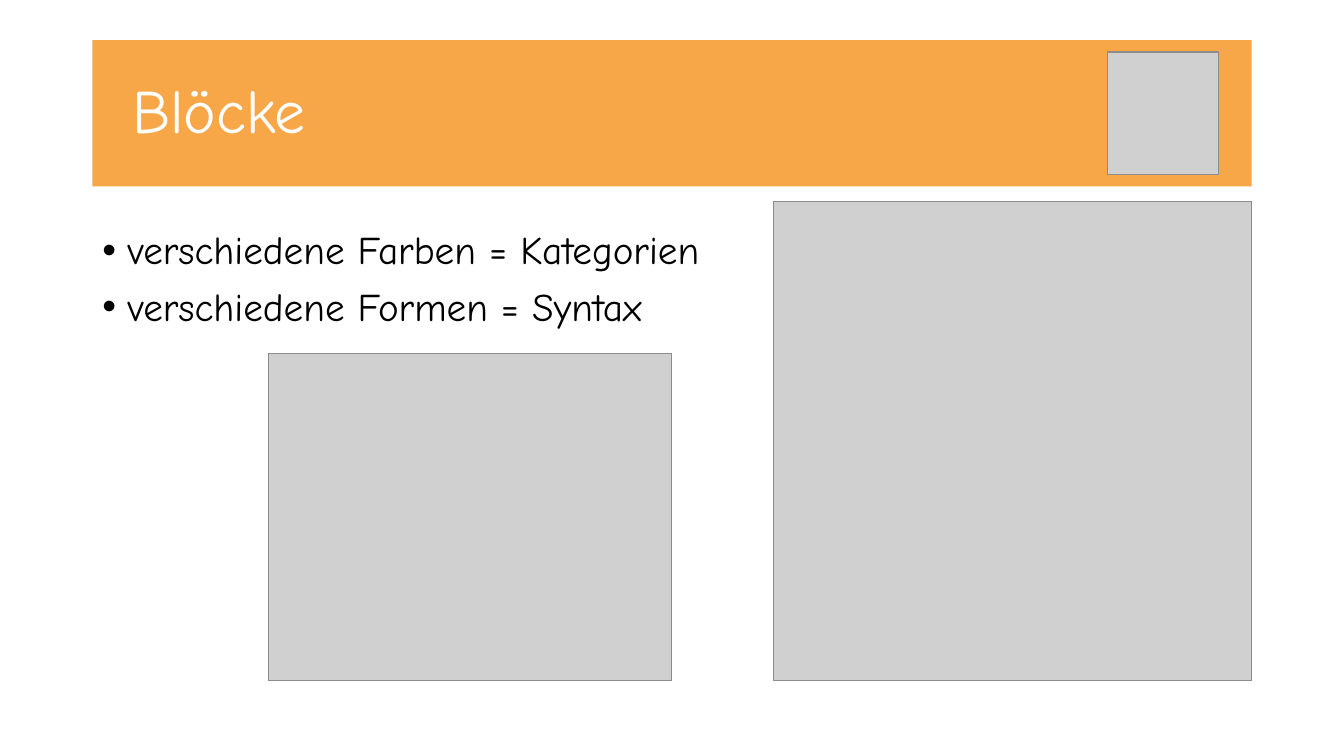
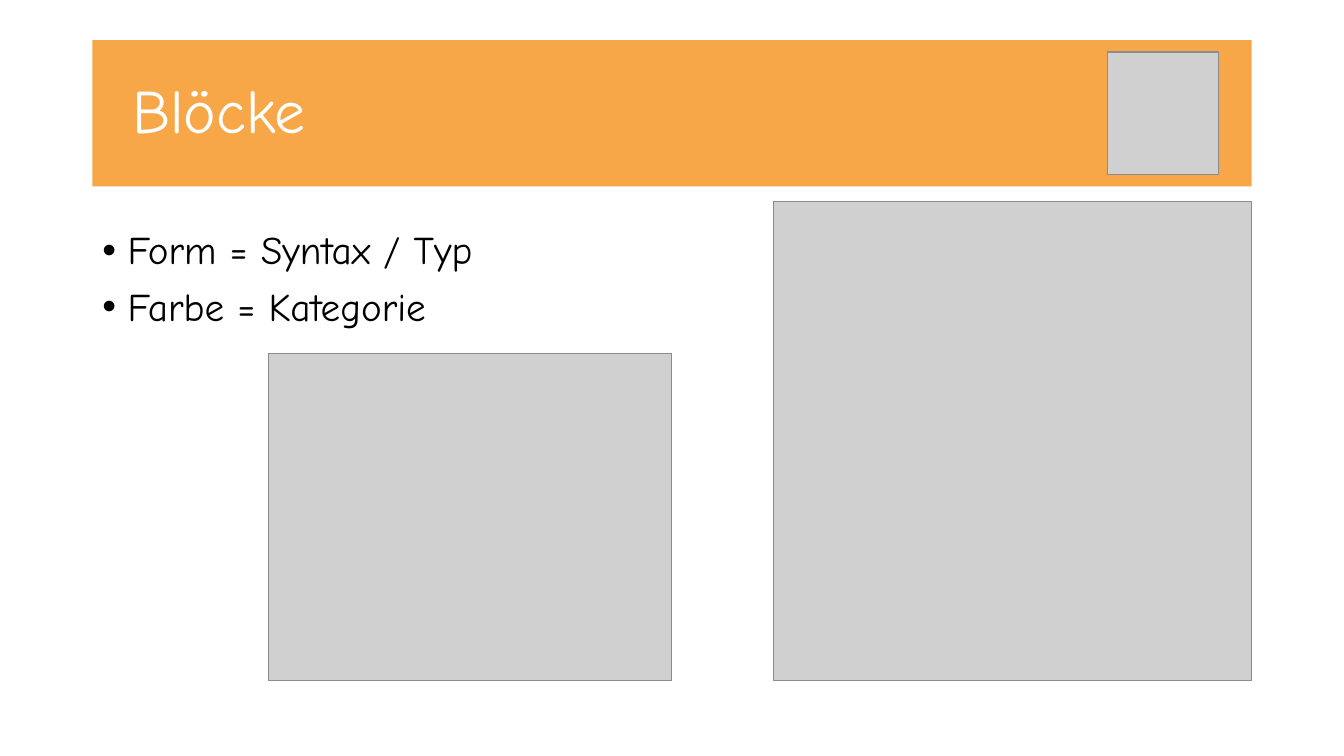
Before and after one commit to UncleBench/PCP-Projekt, a slide deck: slide 4 of Praesentation.pptx (slide 3 before the commit). Drawn at 1344x756 pixels with LibreOffice and Linux fonts; fonts in the diff are those of the drawing; grey boxes stand for pictures. Boxes give left, top, right and bottom in pixels: in the first picture for what was removed or moved away, otherwise in the second. Text is boxed around its words. In the diff, an @@ line names an element or a change of style, - is before the commit and + after.

```diff
--- a/Praesentation.pptx
+++ b/Praesentation.pptx
@@ text at box(128, 237, 473, 329): text changed @@
-• verschiedene Farben = Kategorien
-• verschiedene Formen = Syntax
+• Form = Syntax / Typ
+• Farbe = Kategorie
```
Also in this commit, not shown: 3 other slides changed, 1 slide added, 1 other file.
